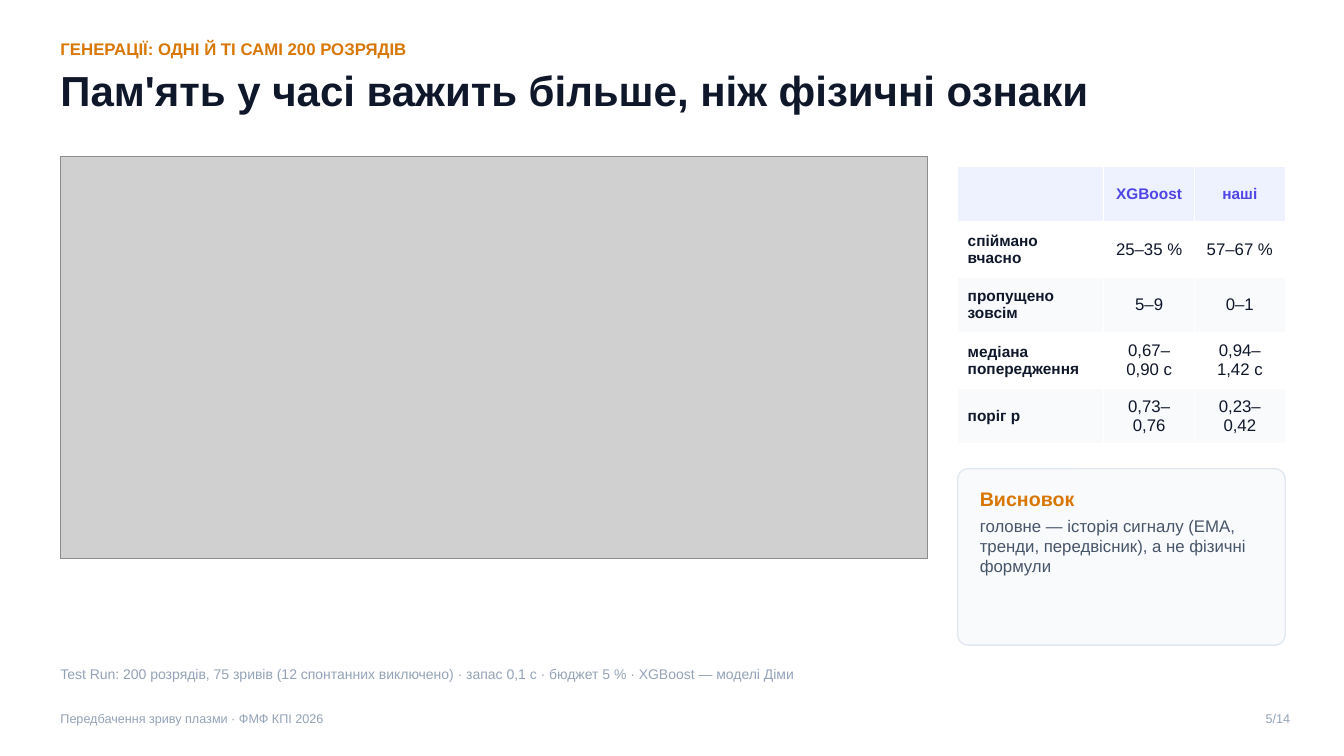
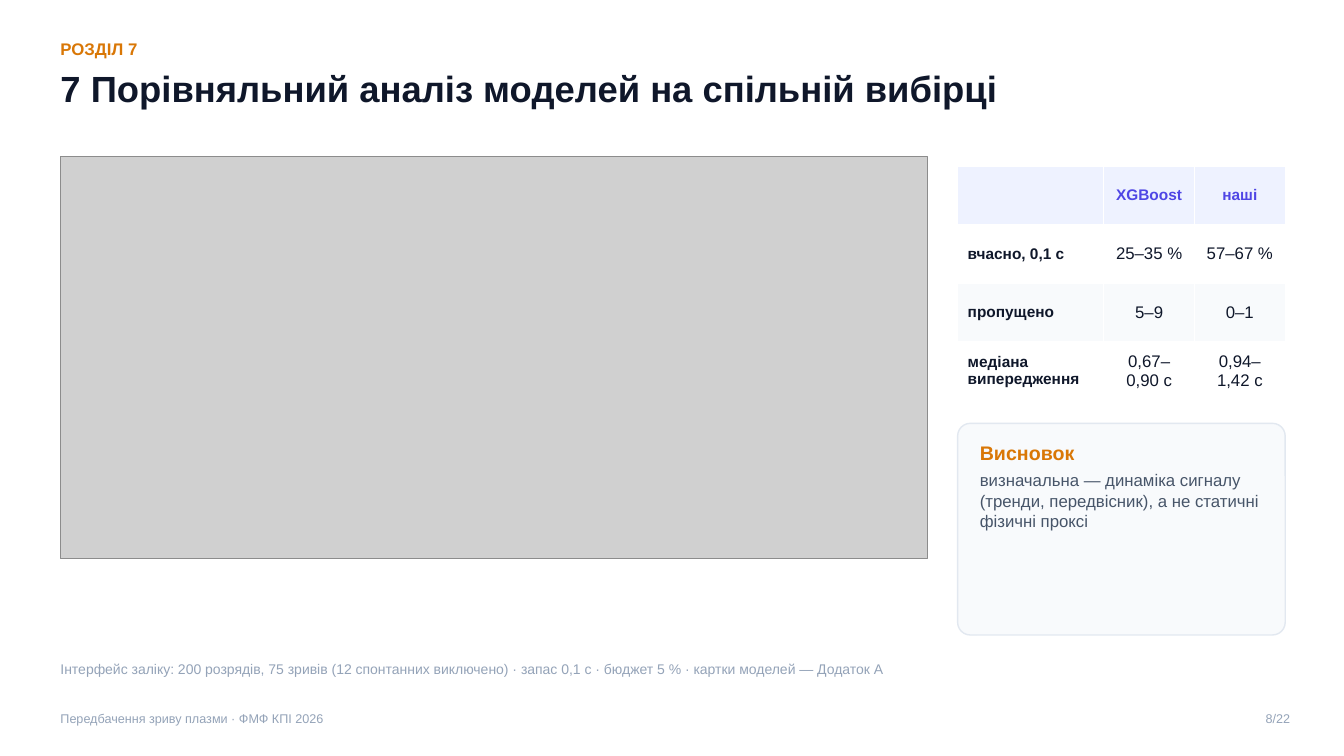
Before and after one commit to llllenah/plasma-disruption-prediction, a slide deck: slide 8 of docs/presentation.pptx (slide 5 before the commit). Drawn at 1344x756 pixels with LibreOffice and Linux fonts; fonts in the diff are those of the drawing; grey boxes stand for pictures. Boxes give left, top, right and bottom in pixels: in the first picture for what was removed or moved away, otherwise in the second. Text is boxed around its words. In the diff, an @@ line names an element or a change of style, - is before the commit and + after.

```diff
--- a/docs/presentation.pptx
+++ b/docs/presentation.pptx
@@ text at (x1=60, y1=43, x2=137, y2=59): text changed @@
-ГЕНЕРАЦІЇ: ОДНІ Й ТІ САМІ 200 РОЗРЯДІВ
+РОЗДІЛ 7
@@ text at (x1=60, y1=75, x2=997, y2=110): text changed; size 30 to 26 pt @@
-Пам'ять у часі важить більше, ніж фізичні ознаки
+7 Порівняльний аналіз моделей на спільній вибірці
@@ table at (x1=958, y1=166, x2=1286, y2=400) @@
-row 2: спіймано вчасно | 25–35 % | 57–67 %
-row 3: пропущено зовсім | 5–9 | 0–1
-row 4: медіана попередження | 0,67–0,90 с | 0,94–1,42 с
-row 5: поріг p | 0,73–0,76 | 0,23–0,42
+row 2: вчасно, 0,1 с | 25–35 % | 57–67 %
+row 3: пропущено | 5–9 | 0–1
+row 4: медіана випередження | 0,67–0,90 с | 0,94–1,42 с
@@ rounded rectangle resized from (x1=958, y1=469, x2=1286, y2=645) to (x1=958, y1=423, x2=1286, y2=635) @@
@@ text "Висновок" moved from (x1=980, y1=492, x2=1245, y2=576) to (x1=980, y1=446, x2=1259, y2=531) @@
@@ text at (x1=980, y1=474, x2=1259, y2=531): text changed @@
-головне — історія сигналу (EMA, тренди, передвісник), а не фізичні формули
+визначальна — динаміка сигналу (тренди, передвісник), а не статичні фізичні проксі
@@ text at (x1=60, y1=663, x2=883, y2=677): text changed @@
-Test Run: 200 розрядів, 75 зривів (12 спонтанних виключено) · запас 0,1 с · бюджет 5 % · XGBoost — моделі Діми
+Інтерфейс заліку: 200 розрядів, 75 зривів (12 спонтанних виключено) · запас 0,1 с · бюджет 5 % · картки моделей — Додаток А
@@ text at (x1=1266, y1=714, x2=1291, y2=723): text changed @@
-5/14
+8/22
```
Also in this commit, not shown: 8 other slides changed, 13 slides added, 5 slides removed, 8 other files.
